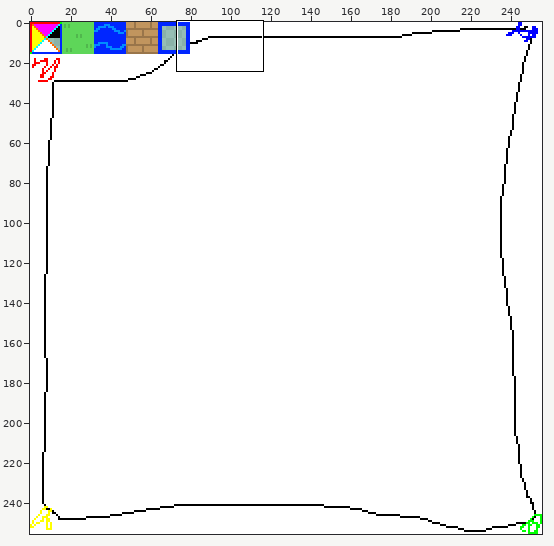
Two states of a sprite sheet, src/textures.png. Above: a wide view before the commit, with the close-up outlined.
Close-up. Earlier state:
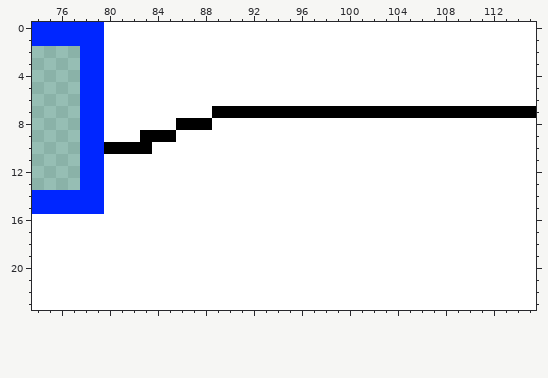
The file is 256x256 pixels. Shown: x 74..115, y 0..23.
The result:
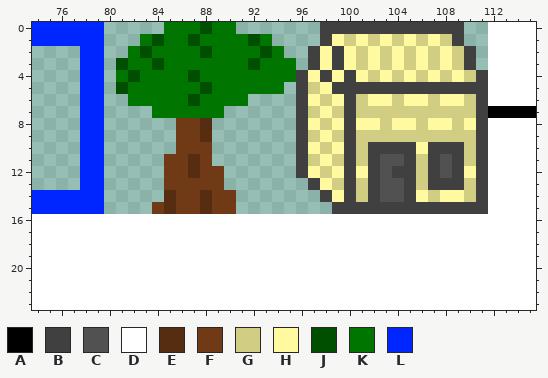
Palette (. is transparent): A #000000  B #404040  C #515151  D #ffffff  E #562d11  F #703a16  G #d1cd83  H #fffaa0  J #004f00  K #007600  L #0026ff
Diff:
Changed rows in their new state; - is an unchanged pixel.
first column x 80:
 0 .....KKKJKK.......BBBBBBBBBBBB..
 1 ...KJKKJKKKKJK....BHGHGHGHGHGB..
 2 ..KJKKKKJKKKKJK..BHBHGHGHGHGHGB.
 3 .JKKJKKKKKKKJKKK.BHBHGHGHGHGHGB.
 4 .KJKKKKJKKKKKKKKBHBHBHGHGHGHGHGB
 5 .JKKKKKKJKKKKKK.BGHBBBBBBBBBBBBB
 6 ..KKKKKJKKKK....BHGHBGHHGHHGHHGB
 7 ....KKKKKK......BGHGBGGGGGGGGGGB
 8 ......FFE.......BHGHBHHGHHGHHGHB
 9 ......FFE.......BGHGBGGGGGGGGGGB
10 ......FFF.......BHGHBGBBBBHBBBGB
11 .....FFEF.......BGHGBGBCCBGBCBGB
12 .....FFEFF......BHGHBHBCBBGBCBHB
13 .....FFFFF.......BHGBGBCCBGBBBGB
14 .....EFFEFF.......BHBGBCCBHGHHGB
15 ....FEFFEFF........BBBBBBBBBBBBB
Boxes around the changes in both close-ups, in picture pixels (x1, y1, x2, y2):
changed: (104, 22, 488, 214)
